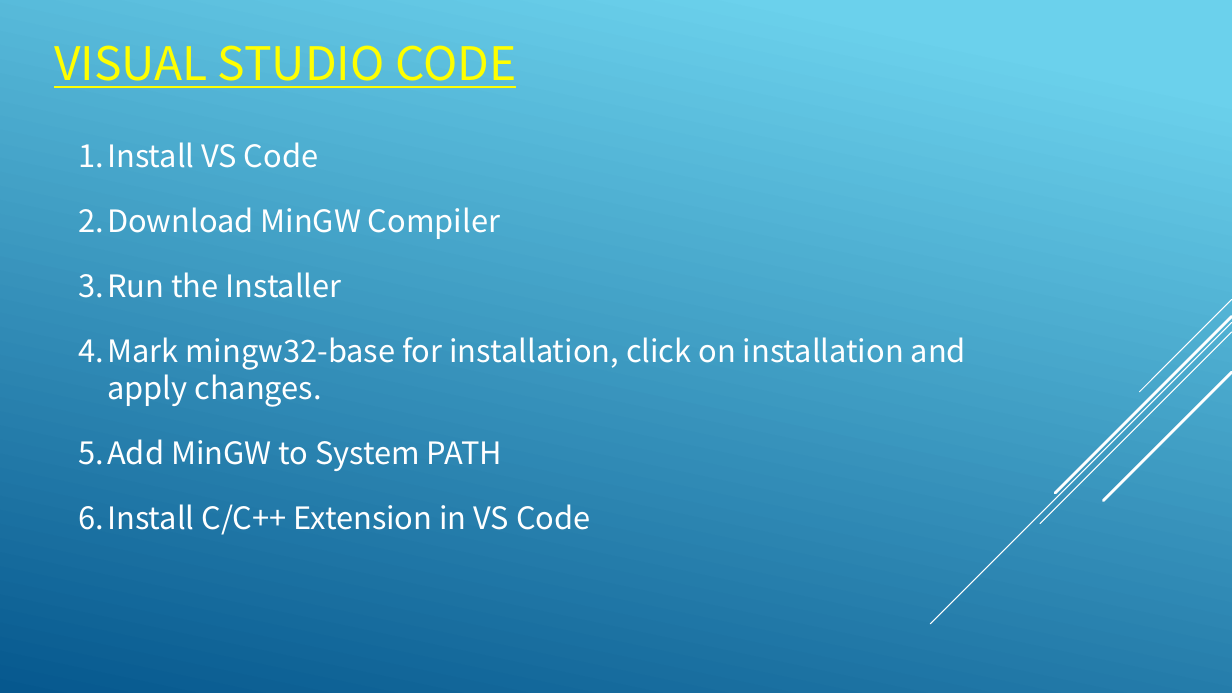
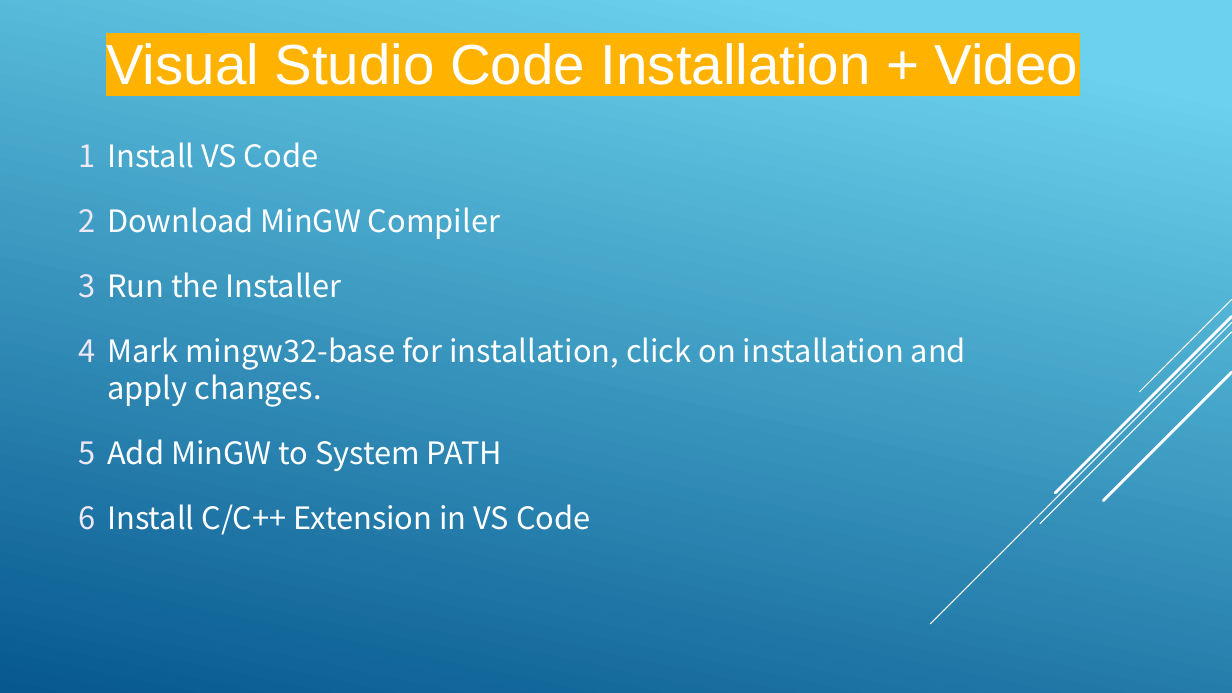
Before and after one commit to yckoincgu/C_Programming, a slide deck: slide 15 of 113/0_Introduction/C01_introduction.odp. Drawn at 1232x693 pixels with LibreOffice and Linux fonts; fonts in the diff are those of the drawing. Boxes give left, top, right and bottom in pixels: in the first picture for what was removed or moved away, otherwise in the second. Text is boxed around its words. In the diff, an @@ line names an element or a change of style, - is before the commit and + after.

```diff
--- a/113/0_Introduction/C01_introduction.odp
+++ b/113/0_Introduction/C01_introduction.odp
@@ title at [106, 43, 1078, 85]: text changed; size 36 to 44 pt; font Noto Sans CJK SC to Arial; text colour #FFFF00 to #FFFFFF @@
-VISUAL STUDIO CODE
+Visual Studio Code Installation + Video
@@ text "Install VS Code" at [107, 142, 966, 535]: bullet 1. to 1; bullet colour #FFFFFF to #EDE7F6 @@
```
Also in this commit, not shown: 19 other slides changed, 3 other files.
